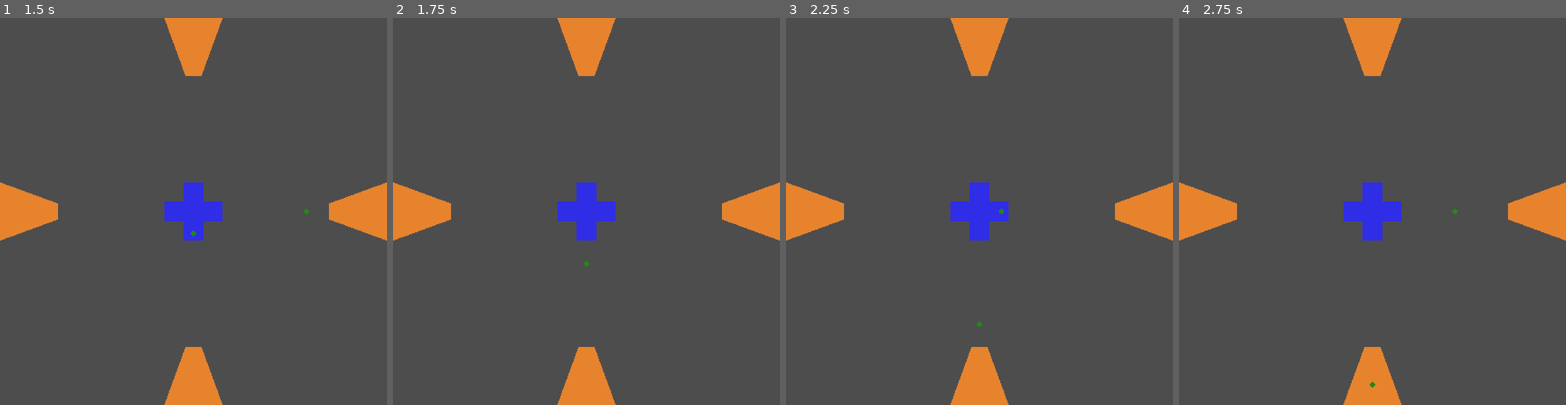
Above: before the commit, frames 1-4 (left to right).
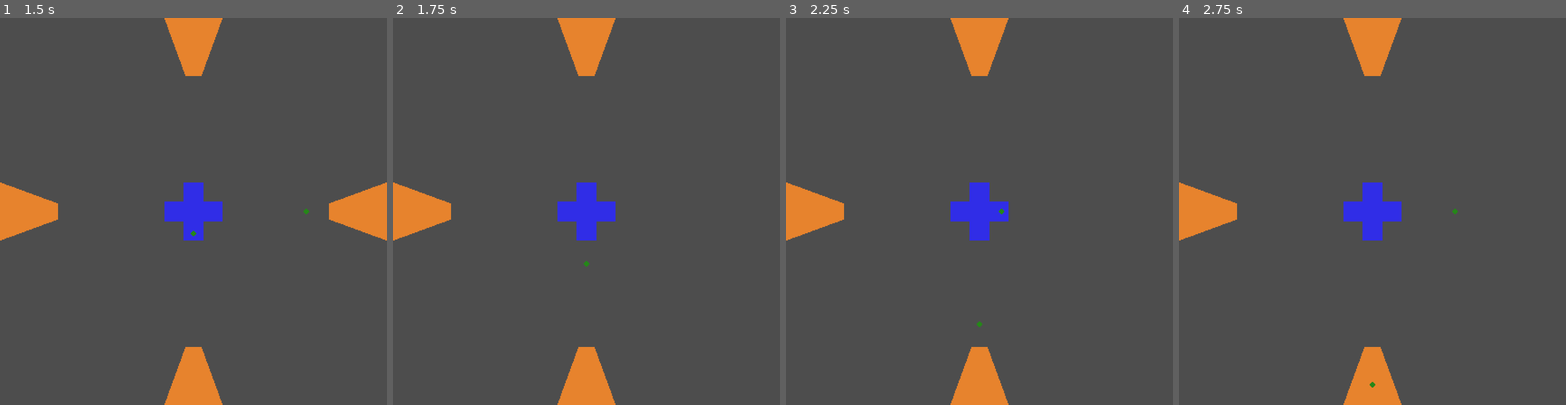
Above: after the commit, the same moments.

Repository: skain/incremental-outpost
Game: Godot game, scene res://scenes/level_one.tscn
Two runs of this game, one before a commit and one after it. Both use one fixed random seed, a clock stepped at 60 frames per second and the inputs below.
Inputs:
- Up to frame 1 (1.5 s): tap Enter at 0.5 s; hold Right (fire-right) 0.53-1.28 s; hold Down (fire-down) from 1.28 s (still down)
- Up to frame 2 (1.75 s): keep holding Down (fire-down)
- Up to frame 3 (2.25 s): tap Space at 2 s; release Down (fire-down) at 2.03 s; hold Right (fire-right) from 2.03 s (still down)
- Up to frame 4 (2.75 s): keep holding Right (fire-right)

Frame 1 is identical in both runs. In frame 2, 1.5% of the frame differs, in the area x 85-100%, y 42-58%; in frame 3, 1.5%; in frame 4, 1.5%.

Commit message:
Enemy disabling on hit

Diff:
--- a/scripts/enemy.gd
+++ b/scripts/enemy.gd
@@ -1,5 +1,7 @@
 extends Node2D
 class_name Enemy
+
+@onready var collision_shape_2d: CollisionShape2D = $Area2D/CollisionShape2D
 
 # Called when the node enters the scene tree for the first time.
 func _ready() -> void:
@@ -10,8 +12,18 @@
 func _process(delta: float) -> void:
 	pass
 
+func _enable() -> void:
+	print('enabled')
+	visible = true
+	collision_shape_2d.set_deferred("disabled", false)
+
+func _disable() -> void:
+	print('disabled')
+	visible = false
+	collision_shape_2d.set_deferred("disabled", true)
 
 func _on_area_2d_area_entered(area: Area2D) -> void:
 	if area.name == "PlayerProjectile":
 		print('hit')
+		_disable()
 		area.queue_free()
